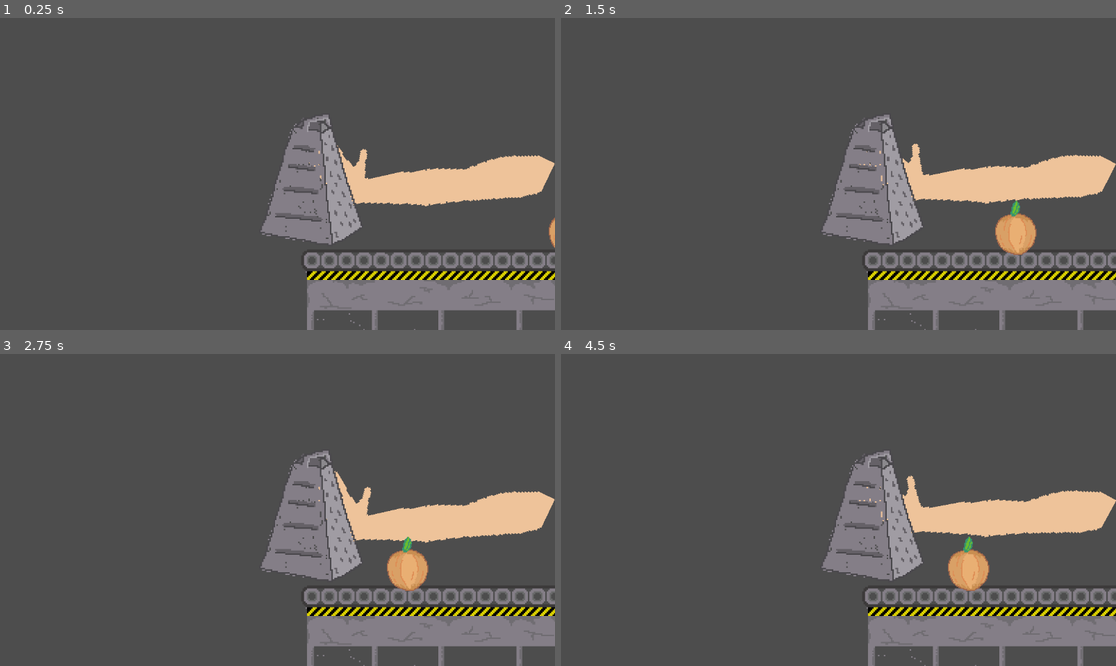
Above: before the commit, frames 1-4 (two rows, left to right).
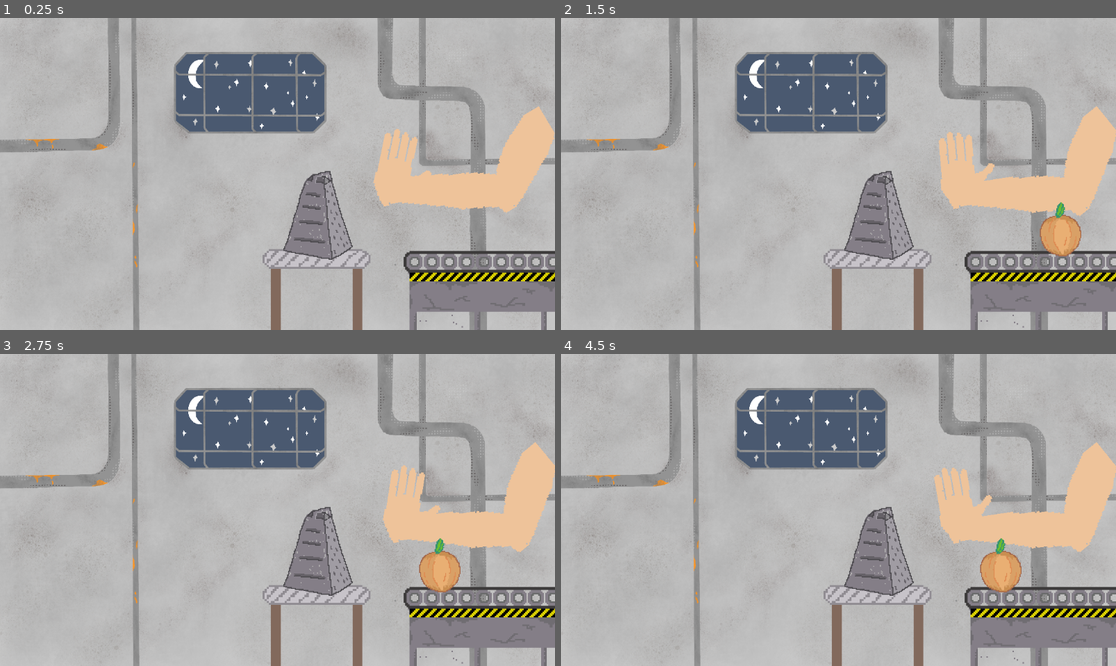
Above: after the commit, the same moments.

Repository: PeaceMonster/EpicWe-Gamejam2024
Game: Godot game, scene res://scenes/main.tscn
The game is run twice, just before and just after one commit, with the same random seed, the same clock (stepped at 60 frames per second) and the same inputs.
Inputs (mouse positions are in pixels of both pictures, inside the frame that each line leads up to):
- Up to frame 1 (0.25 s): no input
- Up to frame 2 (1.5 s): move the mouse to (866, 174) at 0.52 s; move the mouse to (810, 174) at 1.27 s
- Up to frame 3 (2.75 s): move the mouse to (288, 503) at 2.02 s
- Up to frame 4 (4.5 s): tap Enter at 2.75, 4.25 s; move the mouse to (832, 516) at 2.77 s; tap Space at 3.5 s; move the mouse to (877, 513) at 3.52 s; move the mouse to (794, 506) at 4.27 s

The runs differ from the first frame. In frame 1, 92% of the frame differs, in the area x 0-100%, y 0-100%; in frame 2, 92%; in frame 3, 92%; in frame 4, 92%.

Commit message:
Size changes

Diff:
--- a/project.godot
+++ b/project.godot
@@ -12,7 +12,7 @@
 
 config/name="Epic We-gamejam 2024"
 run/main_scene="res://scenes/main.tscn"
-config/features=PackedStringArray("4.2", "Forward Plus")
+config/features=PackedStringArray("4.3", "Forward Plus")
 config/icon="res://icon.svg"
 
 [autoload]
@@ -27,6 +27,6 @@
 
 skip_item={
 "deadzone": 0.5,
-"events": [Object(InputEventKey,"resource_local_to_scene":fa …(172 unchanged characters)… eycode":83,"key_label":0,"unicode":115,"echo":false,"script":null)
+"events": [Object(InputEventKey,"resource_local_to_scene":fa …(172 unchanged characters)… eycode":83,"key_label":0,"unicode":115,"location":0,"echo":false,"script":null)
 ]
 }
--- a/scenes/ConveyorBelt/conveyor_belt.tscn
+++ b/scenes/ConveyorBelt/conveyor_belt.tscn
@@ -7,10 +7,9 @@
 texture_filter = 1
 position = Vector2(888, 631)
 
-[node name="SubjectSpawner" parent="." instance=ExtResource("1_77o67")]
-z_index = 1
-position = Vector2(357, -111)
-
 [node name="Sprite2D" type="Sprite2D" parent="."]
 scale = Vector2(3, 3)
 texture = ExtResource("1_on728")
+
+[node name="SubjectSpawner" parent="." instance=ExtResource("1_77o67")]
+position = Vector2(311, -111)
--- a/scenes/SubjectSpawner/subject_spawner.tscn
+++ b/scenes/SubjectSpawner/subject_spawner.tscn
@@ -36,7 +36,7 @@
 "times": PackedFloat32Array(0, 0.0001, 1),
 "transitions": PackedFloat32Array(1, 1, 1),
 "update": 0,
-"values": [Vector2(0, 0), Vector2(0, 0), Vector2(-380, 0)]
+"values": [Vector2(0, 0), Vector2(0, 0), Vector2(-480, 0)]
 }
 
 [sub_resource type="AnimationLibrary" id="AnimationLibrary_o1dwt"]
--- a/scenes/grater.tscn
+++ b/scenes/grater.tscn
@@ -4,6 +4,7 @@
 
 [node name="Grater" type="Node2D"]
 texture_filter = 1
+scale = Vector2(2, 2)
 
 [node name="StaticBody2D" type="Area2D" parent="."]
 collision_layer = 2
--- a/scenes/main.tscn
+++ b/scenes/main.tscn
@@ -1,26 +1,37 @@
-[gd_scene load_steps=6 format=3 uid="uid://lduf66oqur7l"]
+[gd_scene load_steps=8 format=3 uid="uid://lduf66oqur7l"]
 
 [ext_resource type="PackedScene" uid="uid://cmdhyn1vg17rh" path="res://scenes/VisualArm2/visual_arm_2.tscn" id="1_2u1ck"]
 [ext_resource type="PackedScene" uid="uid://ch0ukib0edke5" path="res://scenes/grater.tscn" id="1_sicte"]
 [ext_resource type="Script" path="res://scenes/main.gd" id="1_yymtn"]
 [ext_resource type="PackedScene" uid="uid://0e5avvpsk4dp" path="res://scenes/MouseTarget/mouse_target.tscn" id="5_mli8h"]
+[ext_resource type="Texture2D" uid="uid://2ly00kug4smf" path="res://Assets/table.png" id="6_ynfir"]
+[ext_resource type="Texture2D" uid="uid://drq7l78716wrp" path="res://Assets/backdrop.webp" id="10_5n6y1"]
 [ext_resource type="PackedScene" uid="uid://b1uubw6agml6o" path="res://scenes/ConveyorBelt/conveyor_belt.tscn" id="12_vdydk"]
 
 [node name="Main" type="Node2D"]
 texture_filter = 1
 script = ExtResource("1_yymtn")
 
+[node name="Sprite2D" type="Sprite2D" parent="."]
+position = Vector2(574.778, 324)
+scale = Vector2(0.601852, 0.601852)
+texture = ExtResource("10_5n6y1")
+
 [node name="VisualArm2" parent="." node_paths=PackedStringArray("ik_target") instance=ExtResource("1_2u1ck")]
-position = Vector2(1112, 321)
+position = Vector2(1112, 227)
 scale = Vector2(3, 3)
 ik_target = NodePath("../MouseTarget")
 
 [node name="MouseTarget" parent="." groups=["mouse_target"] instance=ExtResource("5_mli8h")]
-position = Vector2(694, 309)
+position = Vector2(837, 301)
+
+[node name="ConveyorBelt" parent="." instance=ExtResource("12_vdydk")]
+position = Vector2(1081, 556)
+
+[node name="Table" type="Sprite2D" parent="."]
+position = Vector2(653, 575)
+scale = Vector2(4.14063, 4.14063)
+texture = ExtResource("6_ynfir")
 
 [node name="Grater" parent="." instance=ExtResource("1_sicte")]
-position = Vector2(664, 321)
-scale = Vector2(3, 3)
-
-[node name="ConveyorBelt" parent="." instance=ExtResource("12_vdydk")]
-position = Vector2(868, 553)
+position = Vector2(672, 400)
Not shown, changed: README.md
